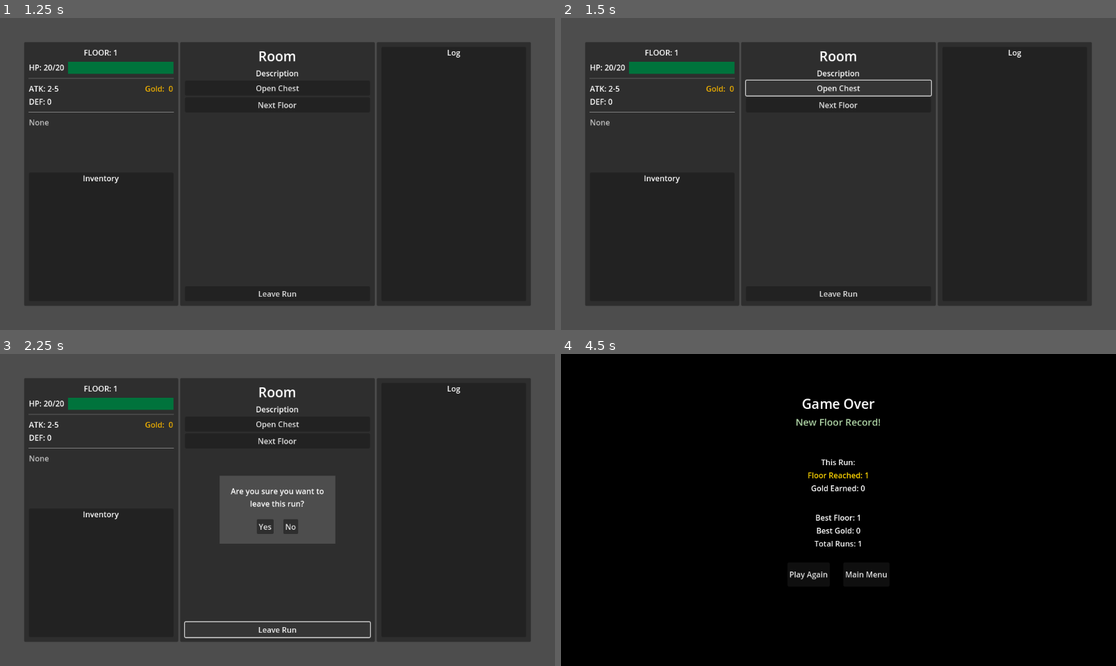
Above: before the commit, frames 1-4 (two rows, left to right).
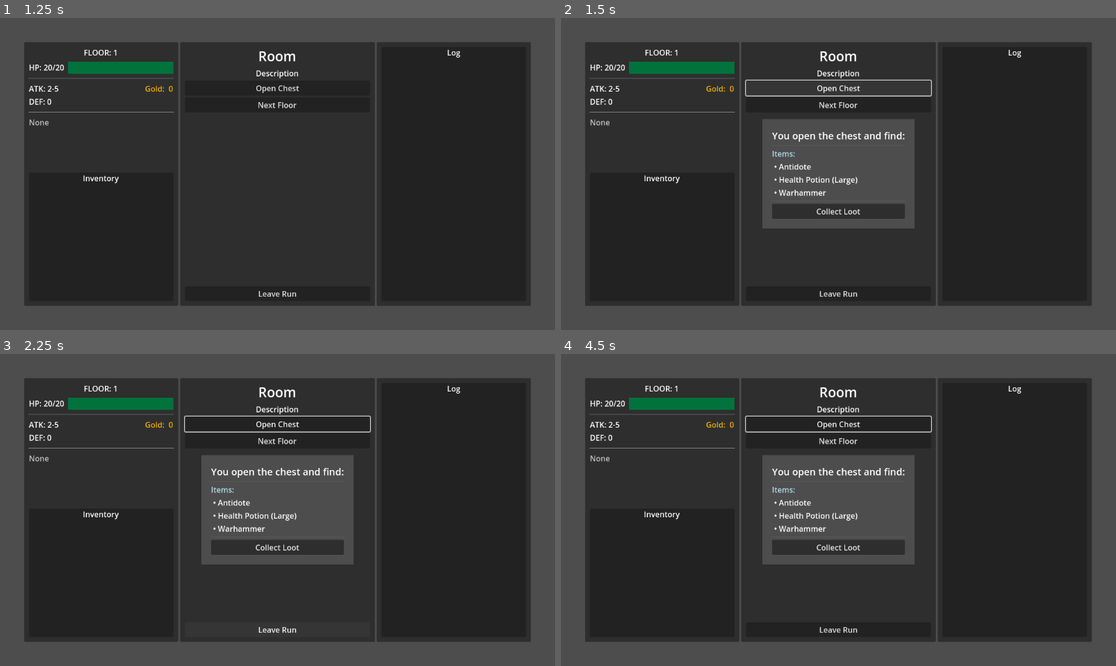
Above: after the commit, the same moments.

Repository: jhaakma/final-descent
Game: Godot game, scene res://data/core/Main.tscn
The game is run twice, just before and just after one commit, with the same random seed, the same clock (stepped at 60 frames per second) and the same inputs.
Inputs (mouse positions are in pixels of both pictures, inside the frame that each line leads up to):
- Up to frame 1 (1.25 s): click "Start" at 0.5 s
- Up to frame 2 (1.5 s): click "Open Chest" at 1.25 s
- Up to frame 3 (2.25 s): click "Leave Run" at 2 s
- Up to frame 4 (4.5 s): click "Next Floor" at 2.75 s; click "Next Floor" at 3.5 s; click (827, 525) at 4.25 s, where only the run before the commit has a clickable "Yes"

Frame 1 is identical in both runs. In frame 2, 8.5% of the frame differs, in the area x 36-64%, y 32-68%; in frame 3, 5.9%; in frame 4, 100%, in the area x 0-100%, y 0-100%.
Error before the commit: Attempt to call function 'instantiate' in base 'null instance' on a null instance. (res://src/rooms/chest_room_resource.gd:17)

Commit message:
Rename and recolor folders

Diff:
--- a/data/enemies/Bandit.tres
+++ b/data/enemies/Bandit.tres
@@ -2,7 +2,7 @@
 
 [ext_resource type="Script" uid="uid://w4ie0s4l7syw" path="res://src/loot/loot_pick.gd" id="1_5dhhm"]
 [ext_resource type="Script" uid="uid://bkhqo7pjlc7bi" path="res://src/abilities/Ability.gd" id="1_vjv8i"]
-[ext_resource type="Script" uid="uid://dwkk6n2fa1a0c" path="res://src/items/item.gd" id="2_0n3l0"]
+[ext_resource type="Script" uid="uid://dwkk6n2fa1a0c" path="res://src/items/Item.gd" id="2_0n3l0"]
 [ext_resource type="Resource" uid="uid://dqsktrv7t6d4i" path="res://data/abilities/BasicAttack.tres" id="2_colof"]
 [ext_resource type="Resource" uid="uid://cttpxikq24nx" path="res://data/items/weapons/Dagger.tres" id="3_a62b8"]
 [ext_resource type="Resource" uid="uid://d4cfekbrastfr" path="res://data/abilities/BasicDefend.tres" id="3_mhg4q"]
--- a/project.godot
+++ b/project.godot
@@ -47,6 +47,14 @@
 
 enabled=PackedStringArray("res://addons/resources_spreadsheet_view/plugin.cfg")
 
+[file_customization]
+
+folder_colors={
+"res://addons/": "gray",
+"res://data/": "blue",
+"res://src/": "green"
+}
+
 [gui]
 
 timers/name="UI Components"
--- a/src/rooms/chest_room_resource.gd
+++ b/src/rooms/chest_room_resource.gd
@@ -3,7 +3,7 @@
 @export var chance_empty: float = 0.2
 @export var loot_component: LootComponent
 
-func _init():
+func _init()->void:
     cleared_by_default = true
 
 func build_actions(_actions_grid: GridContainer, _room_screen: RoomScreen) -> void:
@@ -14,7 +14,7 @@
     var loot_data := loot_component.generate_loot()
 
     # Show the loot popup
-    var loot_popup : LootPopup= load("res://data/ui/popups/LootPopup.tscn").instantiate()
+    var loot_popup : LootPopup= LootPopup.get_scene().instantiate()
     room_screen.add_child(loot_popup)
     loot_popup.show_loot(loot_data, "You open the chest and find:")
 
--- a/src/rooms/combat_room_resource.gd
+++ b/src/rooms/combat_room_resource.gd
@@ -11,9 +11,9 @@
 
 func _on_avoid_pressed(room_screen: RoomScreen) -> void:
     print("Avoid chance: %f" % selected_enemy.avoid_chance)
-    var roll = GameState.rng.randf()
+    var roll := GameState.rng.randf()
     print("Avoid roll: %f" % roll)
-    var avoided = roll < selected_enemy.avoid_chance
+    var avoided := roll < selected_enemy.avoid_chance
     if avoided:
         LogManager.log_success("You avoid the combat and move on.")
         room_screen.mark_cleared()
@@ -24,39 +24,39 @@
     start_fight(room_screen, false)
 
 func start_fight(room_screen: RoomScreen, enemy_first: bool) -> void:
-    var popup: CombatPopup = load("res://data/ui/popups/CombatPopup.tscn").instantiate()
+    var popup: CombatPopup = CombatPopup.get_scene().instantiate()
     popup.set_enemy_first(enemy_first)
     popup.set_enemy(selected_enemy)
     room_screen.add_child(popup)
-    popup.combat_resolved.connect(func(victory: bool):
+    popup.combat_resolved.connect(func(victory: bool)->void:
         if victory:
-            var loot_data = selected_enemy.loot_component.generate_loot()
+            var loot_data := selected_enemy.loot_component.generate_loot()
             popup.show_loot_screen(loot_data)
         else:
             # defeat handled by GameState (hp 0), but we can still mark
             # defeat handled by GameState (hp 0), but we can still mark
             pass)
-    popup.combat_fled.connect(func():
+    popup.combat_fled.connect(func()->void:
         # Player fled successfully - just mark room as cleared, no loot
         room_screen.mark_cleared())
-    popup.loot_collected.connect(func():
+    popup.loot_collected.connect(func()->void:
         room_screen.mark_cleared())
 
 func start_avoid_failure_fight(room_screen: RoomScreen) -> void:
-    var popup: CombatPopup = load("res://data/ui/popups/CombatPopup.tscn").instantiate()
+    var popup: CombatPopup = CombatPopup.get_scene().instantiate()
     popup.set_enemy_first(true)
     popup.set_avoid_failure(true)
     popup.set_enemy(selected_enemy)
     room_screen.add_child(popup)
-    popup.combat_resolved.connect(func(victory: bool):
+    popup.combat_resolved.connect(func(victory: bool)->void:
         if victory:
-            var loot_data = selected_enemy.loot_component.generate_loot()
+            var loot_data := selected_enemy.loot_component.generate_loot()
             popup.show_loot_screen(loot_data)
         else:
             # defeat handled by GameState (hp 0), but we can still mark
             pass)
-    popup.combat_fled.connect(func():
+    popup.combat_fled.connect(func()->void:
         # Player fled successfully - just mark room as cleared, no loot
         room_screen.mark_cleared())
-    popup.loot_collected.connect(func():
+    popup.loot_collected.connect(func()->void:
         room_screen.mark_cleared())
--- a/src/rooms/mimic_chest_room_resource.gd
+++ b/src/rooms/mimic_chest_room_resource.gd
@@ -2,7 +2,7 @@
 
 @export var mimic_enemy: EnemyResource
 
-func _init():
+func _init()->void:
     cleared_by_default = true
 
 func build_actions(_actions_grid: GridContainer, _room_screen: RoomScreen) -> void:
@@ -18,14 +18,14 @@
         return
 
     print("Spawning mimic enemy: %s" % mimic_enemy.name)
-    var popup: CombatPopup = load("res://data/ui/popups/CombatPopup.tscn").instantiate()
+    var popup: CombatPopup = CombatPopup.get_scene().instantiate()
     popup.set_enemy(mimic_enemy)
     room_screen.add_child(popup)
     popup.combat_resolved.connect(_on_mimic_combat_resolved.bind(room_screen, popup))
-    popup.combat_fled.connect(func():
+    popup.combat_fled.connect(func()->void:
         # Player fled from mimic - just mark room as cleared, no loot
         room_screen.mark_cleared())
-    popup.loot_collected.connect(func():
+    popup.loot_collected.connect(func()->void:
         room_screen.mark_cleared())
 
 func _on_mimic_combat_resolved(victory: bool, _room_screen: RoomScreen, popup: CombatPopup) -> void:
--- a/src/rooms/shopkeeper_room_resource.gd
+++ b/src/rooms/shopkeeper_room_resource.gd
@@ -6,7 +6,7 @@
 
 var loot_result: LootComponent.LootResult = null
 
-func _init():
+func _init()->void:
     cleared_by_default = true
 
 func build_actions(_actions_grid: GridContainer, _room_screen: RoomScreen) -> void:
@@ -15,7 +15,7 @@
 
 func _on_talk_to_shopkeeper(room_screen: RoomScreen) -> void:
     # Show the shopkeeper popup
-    var shopkeeper_popup = load("res://data/ui/popups/ShopkeeperPopup.tscn").instantiate()
+    var shopkeeper_popup: ShopkeeperPopup = ShopkeeperPopup.get_scene().instantiate()
     room_screen.add_child(shopkeeper_popup)
 
     shopkeeper_popup.show_shop(loot_result, shopkeeper_name, greeting_message)
--- a/src/ui/popups/combat_popup.gd
+++ b/src/ui/popups/combat_popup.gd
@@ -19,6 +19,9 @@
 var death_delay_timer: Timer = null
 # Mapping of menu item indices to ItemTiles to prevent index mismatches
 var use_item_menu_mapping: Array[ItemTile] = []
+
+static func get_scene() -> PackedScene:
+    return load("uid://in5kt0j6adyh") as PackedScene
 
 func set_enemy(enemy_res: EnemyResource) -> void:
     enemy_resource = enemy_res
@@ -194,7 +197,7 @@
     exclusive = false  # Allow interaction with loot popup
 
     # Create and show the loot popup
-    var loot_popup: LootPopup= (load("res://data/ui/popups/LootPopup.tscn") as PackedScene).instantiate()
+    var loot_popup: LootPopup= LootPopup.get_scene().instantiate()
     get_parent().add_child(loot_popup)
     loot_popup.show_loot(loot_data, "You search the remains and find:")
 
--- a/src/ui/popups/loot_popup.gd
+++ b/src/ui/popups/loot_popup.gd
@@ -16,6 +16,9 @@
 var pending_loot_data: LootComponent.LootResult
 var loot_already_collected: bool = false
 
+static func get_scene() -> PackedScene:
+    return load("uid://dqm2tfsxynhis") as PackedScene
+
 func _ready() -> void:
     collect_btn.pressed.connect(_on_collect_loot)
 
@@ -32,7 +35,7 @@
         child.queue_free()
 
     # Show/hide containers based on loot
-    var has_any_loot = loot_data.gold_total > 0 or loot_data.items_gained.size() > 0
+    var has_any_loot := loot_data.gold_total > 0 or loot_data.items_gained.size() > 0
 
     if has_any_loot:
         no_loot_label.visible = false
@@ -51,7 +54,7 @@
             items_label.modulate = Color.LIGHT_BLUE
 
             for item in loot_data.items_gained:
-                var item_label = Label.new()
+                var item_label := Label.new()
                 item_label.text = " • %s" % item.name
                 item_label.modulate = Color.WHITE
                 items_list.add_child(item_label)
--- a/src/ui/popups/shopkeeper_popup.gd
+++ b/src/ui/popups/shopkeeper_popup.gd
@@ -13,6 +13,9 @@
 var shopkeeper_name: String
 var items_for_sale: Array[Item] = []
 var shopkeeper_gold: int = 0
+
+static func get_scene() -> PackedScene:
+    return load("uid://b7atjuptp522r") as PackedScene
 
 func _ready() -> void:
     # Enable auto-wrapping to content size
Renamed: src/components/CombatActor.gd -> src/combat/CombatActor.gd
Renamed: src/components/CombatActor.gd.uid -> src/combat/CombatActor.gd.uid
Renamed: src/components/CombatEntity.gd -> src/combat/CombatEntity.gd
Renamed: src/components/CombatEntity.gd.uid -> src/combat/CombatEntity.gd.uid
Renamed: src/components/HealthComponent.gd -> src/combat/HealthComponent.gd
Renamed: src/components/HealthComponent.gd.uid -> src/combat/HealthComponent.gd.uid
Renamed: src/ui/options/OptionsPopup.tscn -> src/ui/popups/OptionsPopup.tscn
Renamed: src/ui/options/options_popup.gd -> src/ui/popups/options_popup.gd
Renamed: src/ui/options/options_popup.gd.uid -> src/ui/popups/options_popup.gd.uid
Not shown, removed: docs/structure_review.md
